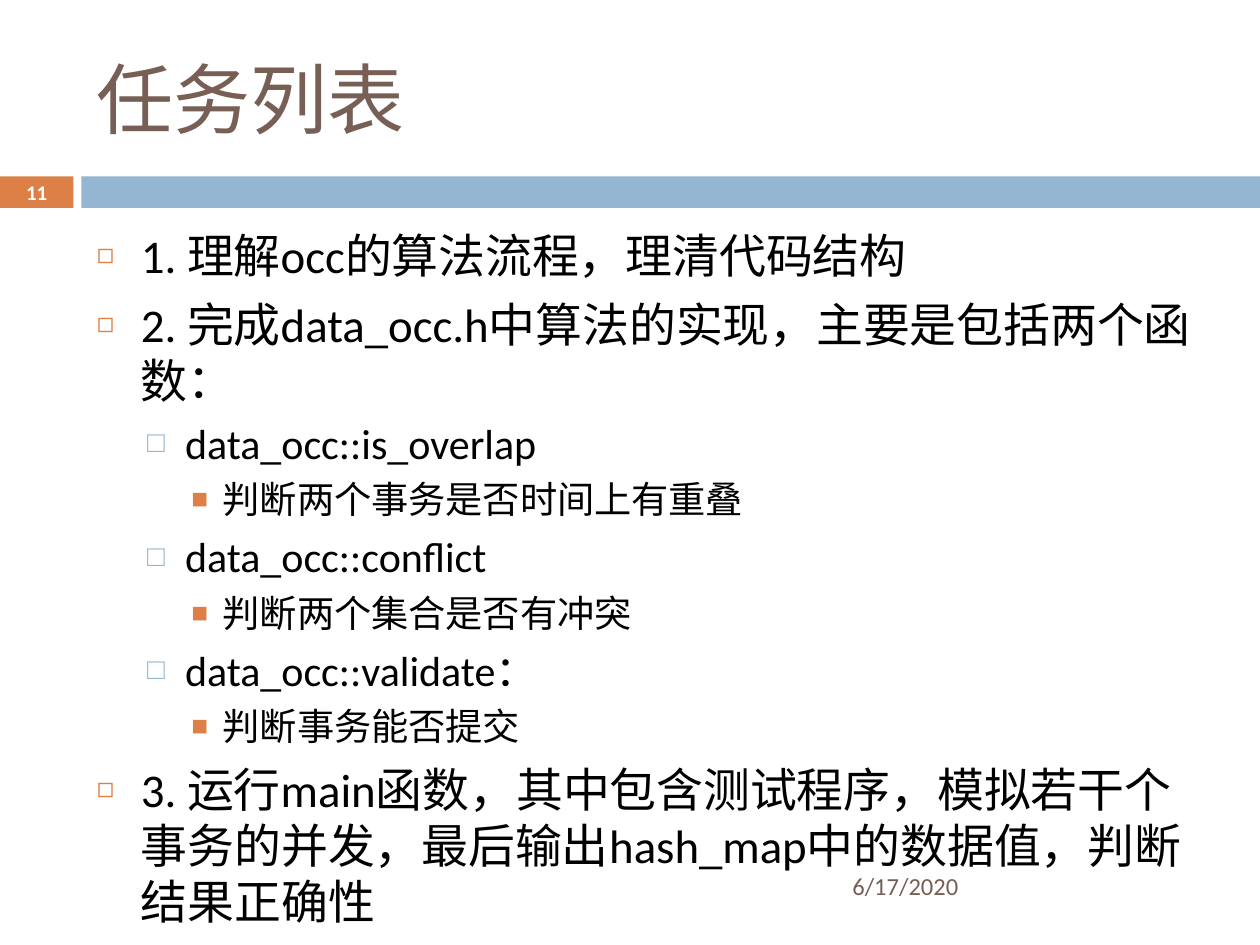
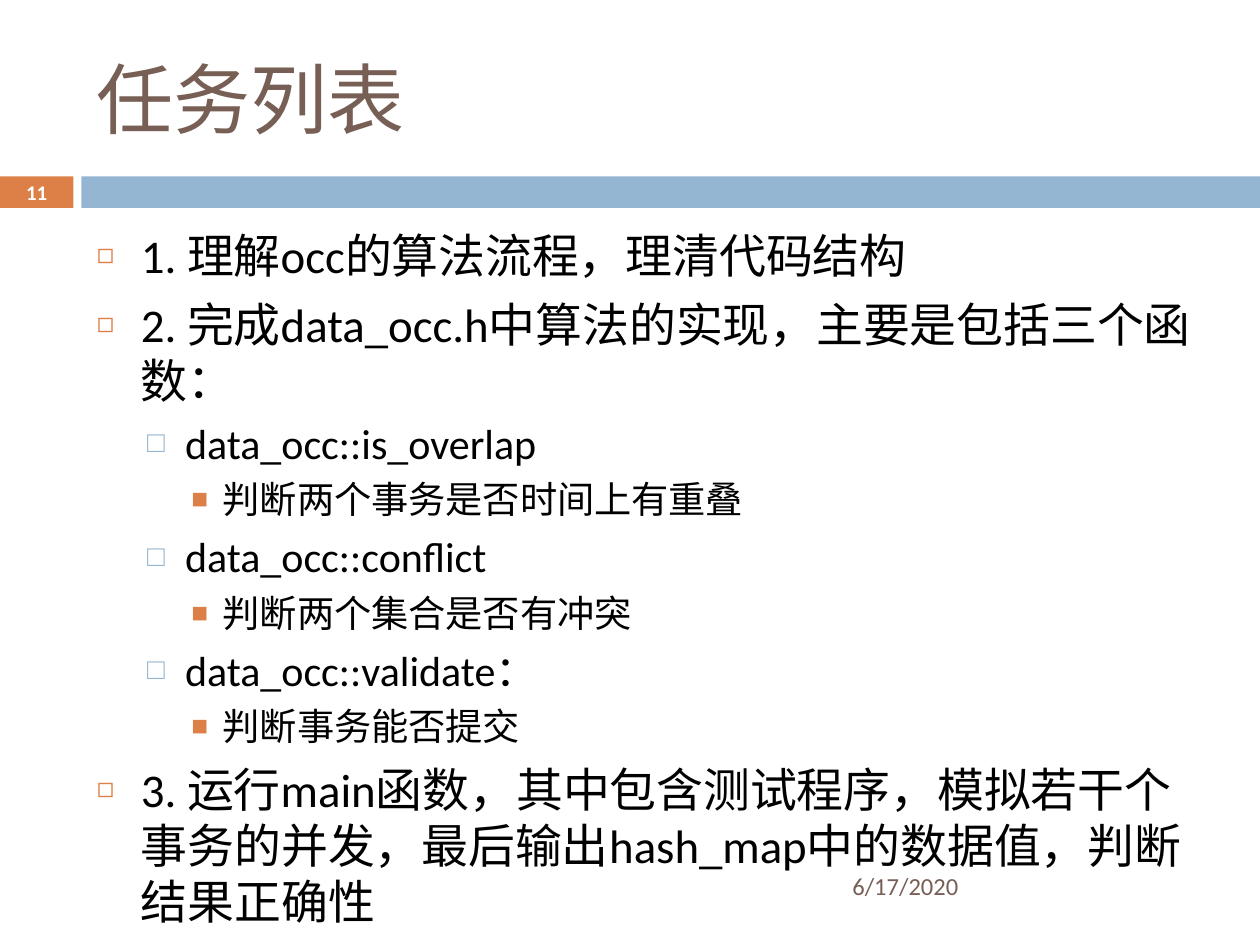
Before and after one commit to ZhangZihao270/DaSE_DBMS_Implemention, a slide deck: slide 11 of 并发控制/cc_occ/slides/cc_occ.pptx. Drawn at 1260x945 pixels with LibreOffice and Linux fonts; fonts in the diff are those of the drawing; background and template pictures are left out. Boxes give left, top, right and bottom in pixels: in the first picture for what was removed or moved away, otherwise in the second. Text is boxed around its words. In the diff, an @@ line names an element or a change of style, - is before the commit and + after.

```diff
--- a/并发控制/cc_occ/slides/cc_occ.pptx
+++ b/并发控制/cc_occ/slides/cc_occ.pptx
@@ text at [141,302,1191,402]: text changed @@
-◻ 2. 完成data_occ.h中算法的实现，主要是包括两个函数：
+◻ 2. 完成data_occ.h中算法的实现，主要是包括三个函数：
```
Also in this commit, not shown: 2 other slides changed.
